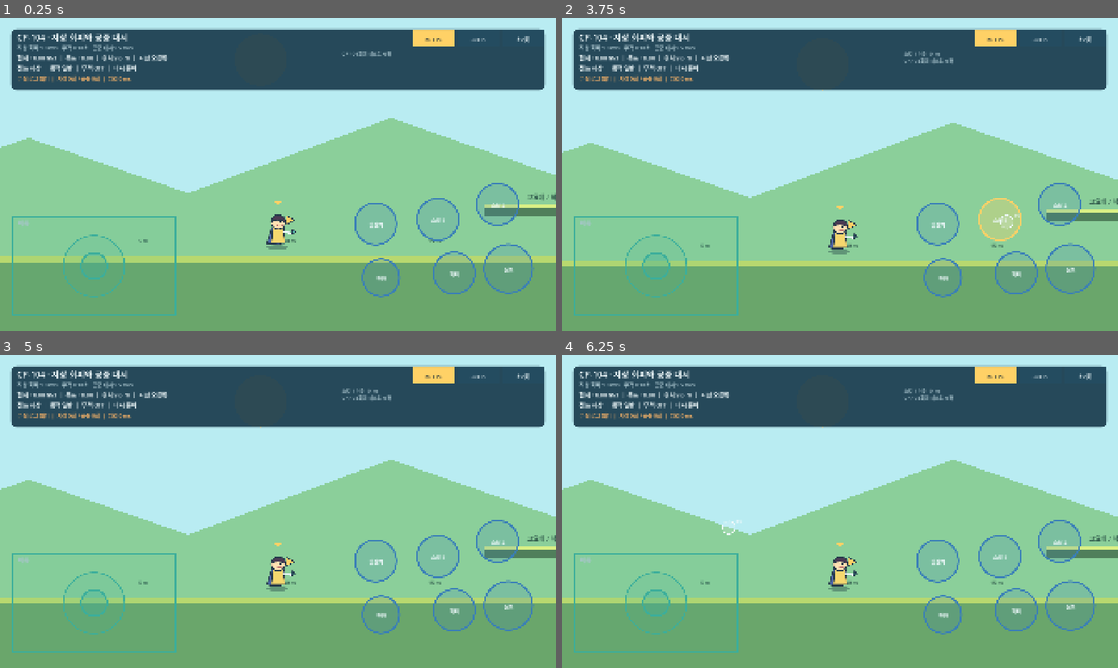
Above: before the commit, frames 1-4 (two rows, left to right).
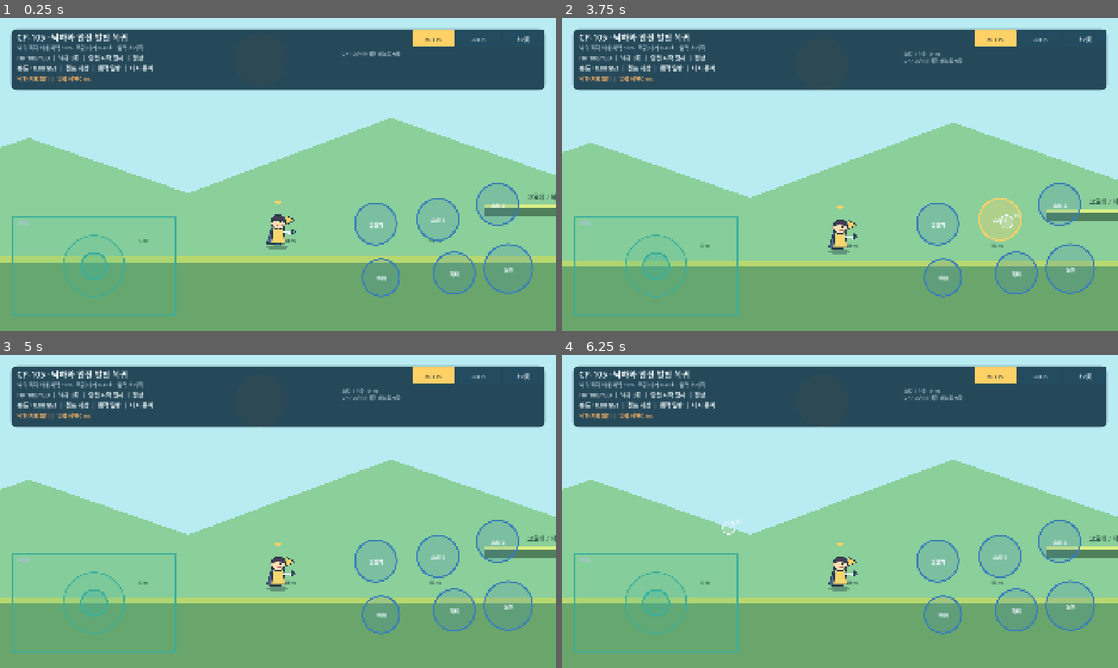
Above: after the commit, the same moments.

Repository: powerfulHimchan/happiness
Game: Godot game, scene res://scenes/movement/ground_movement_sandbox.tscn
Two runs of this game, one before a commit and one after it. Both use one fixed random seed, a clock stepped at 60 frames per second and the inputs below.
Inputs (mouse positions are in pixels of both pictures, inside the frame that each line leads up to):
- Up to frame 1 (0.25 s): no input
- Up to frame 2 (3.75 s): move the mouse to (962, 158) at 0.52 s; click (962, 158) at 0.67 s; tap Enter at 1.25, 3.5 s; drag from (728, 190) to (812, 237) at 1.27 s; move the mouse to (895, 105) at 2.02 s; click (895, 105) at 2.17 s; tap Space at 2.75 s; drag from (812, 237) to (673, 127) at 2.77 s; move the mouse to (1006, 221) at 3.52 s; click (1006, 221) at 3.67 s
- Up to frame 3 (5 s): tap Space at 4.25 s; drag from (111, 464) to (194, 433) at 4.27 s
- Up to frame 4 (6.25 s): tap Enter at 5 s; move the mouse to (867, 511) at 5.02 s; click (867, 511) at 5.17 s; tap Space at 5.75 s; drag from (756, 433) to (728, 527) at 5.77 s

The runs differ from the first frame. In frame 1, 1.4% of the frame differs, in the area x 3-72%, y 4-21%; in frame 2, 1.4%, in the area x 3-73%, y 4-21%; in frame 3, 1.4%; in frame 4, 1.4%.

Commit message:
feat(movement): add fall damage and safe recovery

Diff:
--- a/game/scenes/movement/ground_movement_sandbox.tscn
+++ b/game/scenes/movement/ground_movement_sandbox.tscn
@@ -1,12 +1,15 @@
-[gd_scene load_steps=9 format=3]
+[gd_scene load_steps=13 format=3]
 
 [ext_resource type="Script" path="res://scripts/movement/ground_movement_sandbox.gd" id="1_world"]
 [ext_resource type="Script" path="res://scripts/player/prototype_player.gd" id="2_player"]
 [ext_resource type="Texture2D" path="res://assets/prototype_player.svg" id="3_avatar"]
 [ext_resource type="Script" path="res://scripts/movement/ground_movement_controls.gd" id="4_controls"]
 
-[sub_resource type="RectangleShape2D" id="FloorShape"]
-size = Vector2(5000, 120)
+[sub_resource type="RectangleShape2D" id="LeftFloorShape"]
+size = Vector2(3300, 120)
+
+[sub_resource type="RectangleShape2D" id="RightFloorShape"]
+size = Vector2(1200, 120)
 
 [sub_resource type="RectangleShape2D" id="WallShape"]
 size = Vector2(100, 1000)
@@ -18,14 +21,29 @@
 [sub_resource type="RectangleShape2D" id="PracticePlatformShape"]
 size = Vector2(650, 40)
 
+[sub_resource type="RectangleShape2D" id="LeftSafeZoneShape"]
+size = Vector2(3000, 180)
+
+[sub_resource type="RectangleShape2D" id="PracticeSafeZoneShape"]
+size = Vector2(650, 120)
+
+[sub_resource type="RectangleShape2D" id="RightSafeZoneShape"]
+size = Vector2(1000, 180)
+
 [node name="GroundMovementSandbox" type="Node2D"]
 script = ExtResource("1_world")
 
-[node name="Floor" type="StaticBody2D" parent="."]
-position = Vector2(2500, 900)
+[node name="LeftFloor" type="StaticBody2D" parent="."]
+position = Vector2(1650, 900)
 
-[node name="CollisionShape2D" type="CollisionShape2D" parent="Floor"]
-shape = SubResource("FloorShape")
+[node name="CollisionShape2D" type="CollisionShape2D" parent="LeftFloor"]
+shape = SubResource("LeftFloorShape")
+
+[node name="RightFloor" type="StaticBody2D" parent="."]
+position = Vector2(4400, 900)
+
+[node name="CollisionShape2D" type="CollisionShape2D" parent="RightFloor"]
+shape = SubResource("RightFloorShape")
 
 [node name="LeftWall" type="StaticBody2D" parent="."]
 position = Vector2(50, 500)
@@ -44,6 +62,27 @@
 
 [node name="CollisionShape2D" type="CollisionShape2D" parent="PracticePlatform"]
 shape = SubResource("PracticePlatformShape")
+
+[node name="LeftSafeZone" type="Area2D" parent="."]
+position = Vector2(1650, 750)
+collision_layer = 0
+
+[node name="CollisionShape2D" type="CollisionShape2D" parent="LeftSafeZone"]
+shape = SubResource("LeftSafeZoneShape")
+
+[node name="PracticeSafeZone" type="Area2D" parent="."]
+position = Vector2(2000, 590)
+collision_layer = 0
+
+[node name="CollisionShape2D" type="CollisionShape2D" parent="PracticeSafeZone"]
+shape = SubResource("PracticeSafeZoneShape")
+
+[node name="RightSafeZone" type="Area2D" parent="."]
+position = Vector2(4400, 750)
+collision_layer = 0
+
+[node name="CollisionShape2D" type="CollisionShape2D" parent="RightSafeZone"]
+shape = SubResource("RightSafeZoneShape")
 
 [node name="Player" type="CharacterBody2D" parent="."]
 position = Vector2(960, 780)
--- a/game/scripts/movement/ground_movement_controls.gd
+++ b/game/scripts/movement/ground_movement_controls.gd
@@ -1,6 +1,6 @@
 extends Control
 
-## CP-104용 모바일 조작 HUD.
+## CP-105용 모바일 조작 HUD.
 ## CP-101의 포인터 소유권과 명령 버퍼를 유지하면서 이동 결과를 표시한다.
 
 signal move_vector_changed(input_vector: Vector2)
@@ -65,12 +65,13 @@
 var peak_simultaneous_controls: int = 0
 var redraw_accumulator: float = 0.0
 var last_invincibility_log_seen: String = ""
+var last_fall_log_seen: String = ""
 
 
 func _ready() -> void:
 	Engine.max_fps = 60
 	_refresh_layout()
-	_append_action_log("CP-104 회피 테스트 시작")
+	_append_action_log("CP-105 낙하 복귀 테스트 시작")
 	queue_redraw()
 
 
@@ -137,6 +138,12 @@
 		and invincibility_log != last_invincibility_log_seen:
 		last_invincibility_log_seen = invincibility_log
 		_append_action_log(invincibility_log)
+	var fall_log: String = String(metrics.get("last_fall_log", ""))
+	if not fall_log.is_empty() \
+		and fall_log != "낙하 기록 대기" \
+		and fall_log != last_fall_log_seen:
+		last_fall_log_seen = fall_log
+		_append_action_log(fall_log)
 	queue_redraw()
 
 
@@ -306,49 +313,41 @@
 		Vector2(safe.size.x - 28.0, clampf(safe.size.y * 0.205, 170.0, 215.0))
 	)
 	draw_style_box(_panel_style(Color(PANEL_COLOR, 0.91)), panel_rect)
-	_draw_text("CP-104 · 지상 회피와 공중 대시", panel_rect.position + Vector2(22.0, 40.0), 29)
+	_draw_text("CP-105 · 낙하와 안전 발판 복귀", panel_rect.position + Vector2(22.0, 40.0), 29)
 	_draw_text(
-		"지상 회피 9.0 m/s · 무적 0.18초 · 공중 대시 9.5 m/s",
+		"낙하 피해 최대 체력 10% · 복귀 대기 0.45초 · 입력 초기화",
 		panel_rect.position + Vector2(22.0, 72.0),
 		18,
 		MUTED_TEXT_COLOR
 	)
 
 	var speed: float = float(movement_metrics.get("speed_mps", 0.0))
-	var target: float = float(movement_metrics.get("target_speed_mps", 0.0))
-	var facing: int = int(movement_metrics.get("facing", 1))
-	var position_m: float = float(movement_metrics.get("position_m", 0.0))
-	var facing_text := "오른쪽" if facing > 0 else "왼쪽"
+	var health: int = int(movement_metrics.get("health", 100))
+	var max_health: int = int(movement_metrics.get("max_health", 100))
+	var falls: int = int(movement_metrics.get("fall_count", 0))
+	var safe_label: String = String(movement_metrics.get("last_safe_label", "시작 평지"))
+	var recovery_state: String = String(movement_metrics.get("recovery_state", "정상"))
 	_draw_text(
-		"현재 %+.2f m/s  |  목표 %+.2f  |  위치 %.1f m  |  시선 %s" % [speed, target, position_m, facing_text],
+		"HP %d/%d  |  낙하 %d회  |  안전 %s  |  %s" % [health, max_health, falls, safe_label, recovery_state],
 		panel_rect.position + Vector2(22.0, 108.0),
 		20
 	)
 
 	var jump_state: String = String(movement_metrics.get("jump_state", "지상"))
 	var mobility_action: String = String(movement_metrics.get("mobility_action", "일반"))
-	var invincible: bool = bool(movement_metrics.get("invincible", false))
 	var air_dash_available: bool = bool(movement_metrics.get("air_dash_available", true))
-	var invincible_text := "무적 ON" if invincible else "무적 OFF"
 	var air_dash_text := "대시 준비" if air_dash_available else "대시 사용"
 	_draw_text(
-		"점프 %s  |  동작 %s  |  %s  |  %s" % [jump_state, mobility_action, invincible_text, air_dash_text],
+		"속도 %+.2f m/s  |  점프 %s  |  동작 %s  |  %s" % [speed, jump_state, mobility_action, air_dash_text],
 		panel_rect.position + Vector2(22.0, 143.0),
 		20,
 		ACTIVE_COLOR if mobility_action != "일반" else TEXT_COLOR
 	)
 
-	var ground_evades: int = int(movement_metrics.get("ground_evade_count", 0))
-	var air_dashes: int = int(movement_metrics.get("air_dash_count", 0))
-	var invincibility_log: String = String(movement_metrics.get("last_invincibility_log", "무적 로그 대기"))
-	var status_color := PASS_COLOR if ground_evades > 0 or air_dashes > 0 else WAIT_COLOR
+	var fall_log: String = String(movement_metrics.get("last_fall_log", "낙하 기록 대기"))
+	var status_color := PASS_COLOR if falls > 0 and recovery_state == "정상" else WAIT_COLOR
 	_draw_text(
-		"%s  |  지상 %d회 / 공중 %d회  |  입력 %d ms" % [
-			invincibility_log,
-			ground_evades,
-			air_dashes,
-			last_latency_msec,
-		],
+		"%s  |  입력 지연 %d ms" % [fall_log, last_latency_msec],
 		panel_rect.position + Vector2(22.0, 178.0),
 		18,
 		status_color
--- a/game/scripts/movement/ground_movement_sandbox.gd
+++ b/game/scripts/movement/ground_movement_sandbox.gd
@@ -1,12 +1,17 @@
 extends Node2D
 
-## CP-104 지상 이동, 점프, 회피와 공중 대시 검증 트랙을 담당한다.
+## CP-105 이동 액션, 낙하 피해와 안전 지점 복귀 검증 트랙을 담당한다.
 
 const TRACK_START := Vector2(960.0, 780.0)
 const TRACK_LEFT := 100.0
 const TRACK_RIGHT := 4900.0
 const FLOOR_TOP := 840.0
 const PRACTICE_PLATFORM_RECT := Rect2(1675.0, 660.0, 650.0, 40.0)
+const LEFT_FLOOR_RECT := Rect2(0.0, FLOOR_TOP, 3300.0, 300.0)
+const RIGHT_FLOOR_RECT := Rect2(3800.0, FLOOR_TOP, 1200.0, 300.0)
+const FALL_ZONE_RECT := Rect2(3300.0, FLOOR_TOP, 500.0, 360.0)
+const PRACTICE_SAFE_SPAWN := Vector2(2000.0, 600.0)
+const RIGHT_SAFE_SPAWN := Vector2(4300.0, 780.0)
 
 @onready var player: PrototypePlayer = $Player
 @onready var controls: Control = $CanvasLayer/GroundMovementControls
@@ -18,7 +23,18 @@
 	controls.jump_released.connect(player.release_jump)
 	controls.evade_pressed.connect(player.request_evade)
 	controls.reset_requested.connect(_reset_test)
+	player.fall_recovery_started.connect(controls.release_all_inputs)
 	player.movement_metrics_changed.connect(controls.update_movement_metrics)
+	$LeftSafeZone.body_entered.connect(
+		_on_safe_zone_entered.bind(TRACK_START, "시작 평지")
+	)
+	$PracticeSafeZone.body_entered.connect(
+		_on_safe_zone_entered.bind(PRACTICE_SAFE_SPAWN, "연습 발판")
+	)
+	$RightSafeZone.body_entered.connect(
+		_on_safe_zone_entered.bind(RIGHT_SAFE_SPAWN, "오른쪽 평지")
+	)
+	player.set_safe_spawn(TRACK_START, "시작 평지")
 	controls.update_movement_metrics({
 		"speed_mps": 0.0,
 		"target_speed_mps": 0.0,
@@ -48,6 +64,16 @@
 		"last_invincibility_log": "무적 로그 대기",
 		"invincibility_start_frame": -1,
 		"invincibility_end_frame": -1,
+		"health": PrototypePlayer.MAX_HEALTH,
+		"max_health": PrototypePlayer.MAX_HEALTH,
+		"fall_count": 0,
+		"last_fall_damage": 0,
+		"last_fall_log": "낙하 기록 대기",
+		"last_safe_position": TRACK_START,
+		"last_safe_label": "시작 평지",
+		"recovery_state": "정상",
+		"input_locked": false,
+		"fall_recovery_remaining_s": 0.0,
 	})
 	queue_redraw()
 
@@ -57,8 +83,12 @@
 	draw_rect(Rect2(-700.0, -400.0, 6500.0, 1400.0), Color("b9ecf2"), true)
 	draw_circle(Vector2(900.0, 160.0), 90.0, Color("fff3b0"))
 	_draw_hills()
-	draw_rect(Rect2(TRACK_LEFT - 100.0, FLOOR_TOP, TRACK_RIGHT - TRACK_LEFT + 200.0, 300.0), Color("6aa66b"), true)
-	draw_rect(Rect2(TRACK_LEFT - 100.0, FLOOR_TOP, TRACK_RIGHT - TRACK_LEFT + 200.0, 18.0), Color("b8d86f"), true)
+	draw_rect(LEFT_FLOOR_RECT, Color("6aa66b"), true)
+	draw_rect(RIGHT_FLOOR_RECT, Color("6aa66b"), true)
+	draw_rect(Rect2(LEFT_FLOOR_RECT.position, Vector2(LEFT_FLOOR_RECT.size.x, 18.0)), Color("b8d86f"), true)
+	draw_rect(Rect2(RIGHT_FLOOR_RECT.position, Vector2(RIGHT_FLOOR_RECT.size.x, 18.0)), Color("b8d86f"), true)
+	draw_rect(FALL_ZONE_RECT, Color("173147"), true)
+	draw_rect(Rect2(FALL_ZONE_RECT.position, Vector2(FALL_ZONE_RECT.size.x, 14.0)), Color("f26b5e"), true)
 	draw_rect(PRACTICE_PLATFORM_RECT, Color("507f5b"), true)
 	draw_rect(Rect2(PRACTICE_PLATFORM_RECT.position, Vector2(PRACTICE_PLATFORM_RECT.size.x, 10.0)), Color("d9ef85"), true)
 	_draw_track_markers()
@@ -70,6 +100,15 @@
 		-1.0,
 		22,
 		Color("315b4c")
+	)
+	draw_string(
+		ThemeDB.fallback_font,
+		FALL_ZONE_RECT.position + Vector2(145.0, 58.0),
+		"낙하 테스트",
+		HORIZONTAL_ALIGNMENT_LEFT,
+		-1.0,
+		24,
+		Color("ffb4a9")
 	)
 
 
@@ -110,3 +149,13 @@
 func _reset_test() -> void:
 	player.reset_movement_test(TRACK_START)
 	controls.release_all_inputs()
+
+
+func _on_safe_zone_entered(
+	body: Node2D,
+	spawn_position: Vector2,
+	safe_label: String
+) -> void:
+	if body != player:
+		return
+	player.set_safe_spawn(spawn_position, safe_label)
--- a/game/scripts/player/prototype_player.gd
+++ b/game/scripts/player/prototype_player.gd
@@ -1,10 +1,11 @@
 class_name PrototypePlayer
 extends CharacterBody2D
 
-## CP-104 지상 이동, 가변 점프, 회피와 공중 대시 모델.
+## CP-105 이동 액션과 낙하 복귀 모델.
 ## 100 px를 1 m로 환산해 기획 수치를 물리 좌표에 적용한다.
 
 signal movement_metrics_changed(metrics: Dictionary)
+signal fall_recovery_started
 
 enum MobilityAction {
 	NONE,
@@ -29,6 +30,11 @@
 const GROUND_EVADE_COOLDOWN_S := 0.45
 const AIR_DASH_SPEED_MPS := 9.5
 const AIR_DASH_DURATION_S := 0.18
+const MAX_HEALTH := 100
+const FALL_DAMAGE_RATIO := 0.10
+const FALL_BOUNDARY_Y := 1160.0
+const FALL_RECOVERY_DELAY_S := 0.45
+const RESPAWN_INPUT_LOCK_S := 0.20
 const INPUT_DEAD_ZONE := 0.18
 const STOP_EPSILON_MPS := 0.02
 
@@ -49,6 +55,12 @@
 var air_dash_count: int = 0
 var last_mobility_result: String = "대기"
 var last_invincibility_log: String = "무적 로그 대기"
+var health: int = MAX_HEALTH
+var fall_count: int = 0
+var last_fall_damage: int = 0
+var last_fall_log: String = "낙하 기록 대기"
+var last_safe_position: Vector2 = Vector2(960.0, 780.0)
+var last_safe_label: String = "시작 지점"
 var _stop_test_active: bool = false
 var _stop_elapsed_s: float = 0.0
 var _stop_distance_px: float = 0.0
@@ -69,7 +81,11 @@
 var _evade_cooldown_remaining_s: float = 0.0
 var _invincibility_start_frame: int = -1
 var _invincibility_end_frame: int = -1
-
+var _fall_recovery_active: bool = false
+var _fall_recovery_remaining_s: float = 0.0
+var _input_lock_remaining_s: float = 0.0
+
+@onready var avatar: Node2D = $Avatar
 @onready var avatar_sprite: Sprite2D = $Avatar/Sprite2D
 
 
@@ -79,6 +95,18 @@
 
 
 func _physics_process(delta: float) -> void:
+	if _fall_recovery_active:
+		_update_fall_recovery(delta)
+		_update_avatar_action_visual()
+		_emit_metrics()
+		return
+
+	_input_lock_remaining_s = maxf(0.0, _input_lock_remaining_s - delta)
+	if global_position.y >= FALL_BOUNDARY_Y:
+		_begin_fall_recovery()
+		_emit_metrics()
+		return
+
 	var grounded_at_start := is_on_floor()
 	_update_mobility_timers(delta)
 	if grounded_at_start:
@@ -92,6 +120,10 @@
 		_apply_mobility_velocity()
 
 	move_and_slide()
+	if global_position.y >= FALL_BOUNDARY_Y:
+		_begin_fall_recovery()
+		_emit_metrics()
+		return
 	if not grounded_at_start and is_on_floor():
 		air_dash_available = true
 		if _mobility_action == MobilityAction.AIR_DASH:
@@ -103,6 +135,10 @@
 
 
 func set_move_vector(input_vector: Vector2) -> void:
+	if _is_input_locked():
+		move_input = 0.0
+		move_input_vector = Vector2.ZERO
+		return
 	move_input_vector = _apply_vector_dead_zone(input_vector.limit_length(1.0))
 	var new_input := move_input_vector.x
 	var new_sign := _direction_sign(new_input)
@@ -129,6 +165,8 @@
 
 
 func request_jump() -> void:
+	if _is_input_locked():
+		return
 	jump_held = true
 	_jump_buffer_remaining_s = JUMP_BUFFER_S
 	_jump_requested_airborne = not is_on_floor()
@@ -141,6 +179,9 @@
 
 
 func request_evade() -> void:
+	if _is_input_locked():
+		last_mobility_result = "복귀 중 입력 잠금"
+		return
 	if _mobility_action != MobilityAction.NONE:
 		last_mobility_result = "동작 중 입력 무시"
 		return
@@ -156,6 +197,13 @@
 		last_mobility_result = "공중 대시 사용 완료"
 		return
 	_start_air_dash()
+
+
+func set_safe_spawn(spawn_position: Vector2, safe_label: String) -> void:
+	if _fall_recovery_active or spawn_position.y >= FALL_BOUNDARY_Y:
+		return
+	last_safe_position = spawn_position
+	last_safe_label = safe_label
 
 
 func reset_movement_test(spawn_position: Vector2) -> void:
@@ -175,6 +223,12 @@
 	air_dash_count = 0
 	last_mobility_result = "대기"
 	last_invincibility_log = "무적 로그 대기"
+	health = MAX_HEALTH
+	fall_count = 0
+	last_fall_damage = 0
+	last_fall_log = "낙하 기록 대기"
+	last_safe_position = spawn_position
+	last_safe_label = "시작 지점"
 	stop_test_passed = false
 	reversal_test_passed = false
 	last_stop_time_s = 0.0
@@ -199,6 +253,10 @@
 	_evade_cooldown_remaining_s = 0.0
 	_invincibility_start_frame = -1
 	_invincibility_end_frame = -1
+	_fall_recovery_active = false
+	_fall_recovery_remaining_s = 0.0
+	_input_lock_remaining_s = 0.0
+	avatar.visible = true
 	avatar_sprite.modulate = Color.WHITE
 	_emit_metrics()
 
@@ -327,7 +385,9 @@
 
 
 func _update_avatar_action_visual() -> void:
-	if invincible:
+	if _input_lock_remaining_s > 0.0:
+		avatar_sprite.modulate = Color("ff9f8f")
+	elif invincible:
 		avatar_sprite.modulate = Color("76f4ff")
 	elif _mobility_action == MobilityAction.AIR_DASH:
 		avatar_sprite.modulate = Color("ffd166")
@@ -342,6 +402,61 @@
 		MobilityAction.AIR_DASH:
 			return "공중 대시"
 	return "일반"
+
+
+func _begin_fall_recovery() -> void:
+	if _fall_recovery_active:
+		return
+	fall_count += 1
+	last_fall_damage = int(round(MAX_HEALTH * FALL_DAMAGE_RATIO))
+	health = maxi(1, health - last_fall_damage)
+	last_fall_log = "낙하 %d회 · HP -%d" % [fall_count, last_fall_damage]
+	_fall_recovery_active = true
+	_fall_recovery_remaining_s = FALL_RECOVERY_DELAY_S
+	_input_lock_remaining_s = FALL_RECOVERY_DELAY_S + RESPAWN_INPUT_LOCK_S
+	_cancel_actions_for_recovery()
+	velocity = Vector2.ZERO
+	avatar.visible = false
+	fall_recovery_started.emit()
+
+
+func _update_fall_recovery(delta: float) -> void:
+	_fall_recovery_remaining_s = maxf(0.0, _fall_recovery_remaining_s - delta)
+	_input_lock_remaining_s = maxf(0.0, _input_lock_remaining_s - delta)
+	if _fall_recovery_remaining_s > 0.0:
+		return
+	global_position = last_safe_position
+	velocity = Vector2.ZERO
+	_last_position_x = global_position.x
+	_fall_recovery_active = false
+	air_dash_available = true
+	avatar.visible = true
+	last_fall_log = "복귀 %s · HP %d/%d" % [last_safe_label, health, MAX_HEALTH]
+
+
+func _cancel_actions_for_recovery() -> void:
+	move_input = 0.0
+	move_input_vector = Vector2.ZERO
+	jump_held = false
+	_jump_buffer_remaining_s = 0.0
+	_jump_requested_airborne = false
+	_jump_in_progress = false
+	_mobility_action = MobilityAction.NONE
+	_mobility_remaining_s = 0.0
+	_invincible_remaining_s = 0.0
+	invincible = false
+
+
+func _is_input_locked() -> bool:
+	return _fall_recovery_active or _input_lock_remaining_s > 0.0
+
+
+func _recovery_state_name() -> String:
+	if _fall_recovery_active:
+		return "복귀 대기"
+	if _input_lock_remaining_s > 0.0:
+		return "입력 잠금"
+	return "정상"
 
 
 func _update_jump_windows(delta: float, grounded: bool) -> void:
@@ -441,4 +556,14 @@
 		"last_invincibility_log": last_invincibility_log,
 		"invincibility_start_frame": _invincibility_start_frame,
 		"invincibility_end_frame": _invincibility_end_frame,
+		"health": health,
+		"max_health": MAX_HEALTH,
+		"fall_count": fall_count,
+		"last_fall_damage": last_fall_damage,
+		"last_fall_log": last_fall_log,
+		"last_safe_position": last_safe_position,
+		"last_safe_label": last_safe_label,
+		"recovery_state": _recovery_state_name(),
+		"input_locked": _is_input_locked(),
+		"fall_recovery_remaining_s": _fall_recovery_remaining_s,
 	})
Not shown, changed: game/export_presets.cfg
Not shown, changed: .github/workflows/build-android-apk.yml
Not shown, changed: README.md
Not shown, changed: docs/prototype/CP001_CP002_STATUS.md
Not shown, changed: game/README.md
Not shown, changed: scripts/check_godot_project.sh
